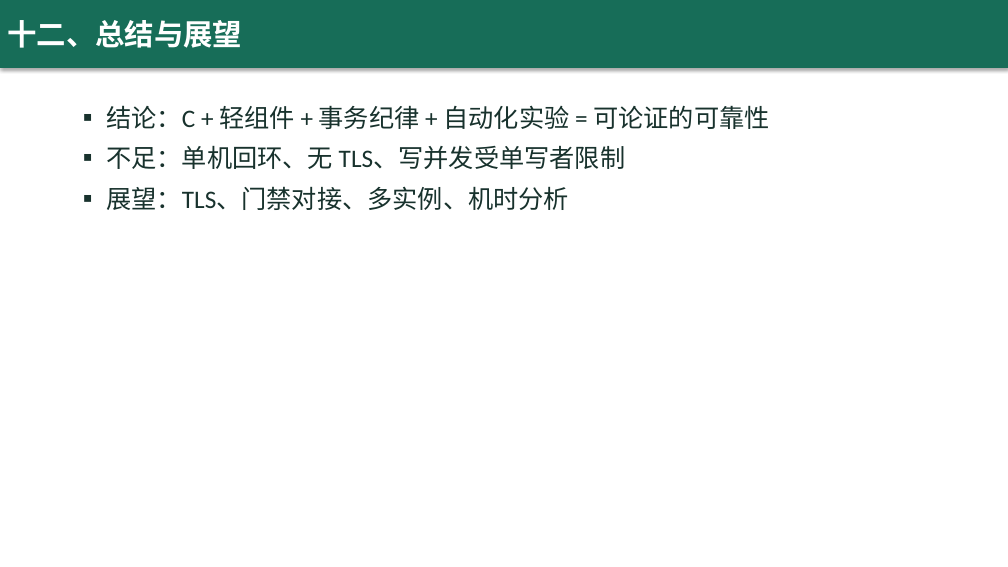
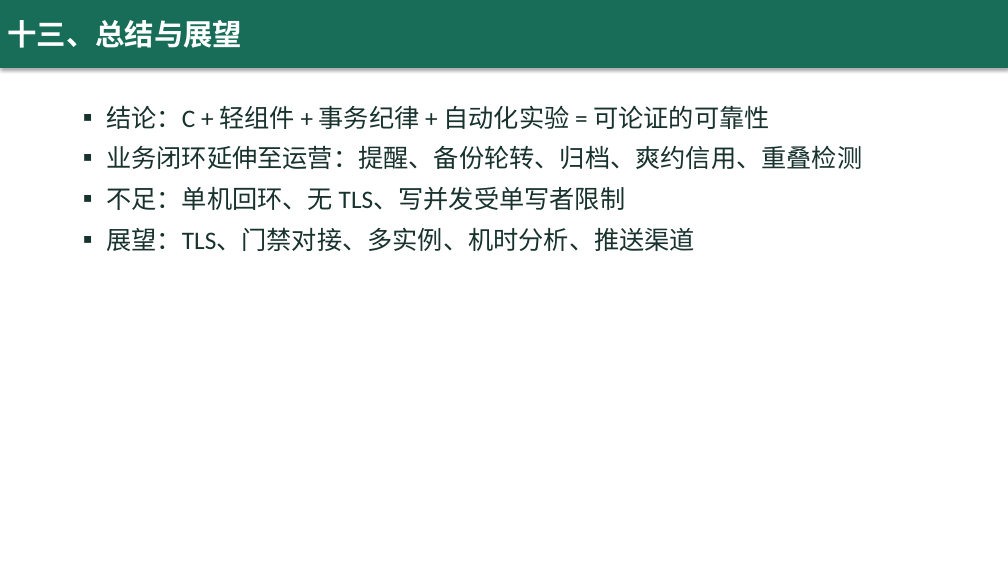
Before and after one commit to yq6666-66/lab-booking-system, a slide deck: slide 14 of docs/thesis/答辩演示.pptx (slide 13 before the commit). Drawn at 1008x567 pixels with LibreOffice and Linux fonts; fonts in the diff are those of the drawing. Boxes give left, top, right and bottom in pixels: in the first picture for what was removed or moved away, otherwise in the second. Text is boxed around its words. In the diff, an @@ line names an element or a change of style, - is before the commit and + after.

Commit message:
docs: 答辩材料对齐 r12 现实 + 仓库收尾
- 答辩演示.pptx 重制 15 页：验证体系 24 单元/42 集成/三通道 CI（llvm-mingw ASan）、
  新增管理控制台与运营能力页（fig5-1 截图）、BR1-BR11、schema v2→v4、计时旁路 1.07、七例缺陷
- 答辩演示脚本.md：--demo-days 重建演示库前置、新增控制台走查环节、签到改现场实操、收尾数字更新
- figures.py ER 图横幅 schema v3 → v2→v4，重绘插图并重生成论文 docx（54 标题/9 图不变）
- .gitignore 补 *.gcov 与任意层级 .mimosa/；删除 0 字节占位文件

```diff
--- a/docs/thesis/答辩演示.pptx
+++ b/docs/thesis/答辩演示.pptx
@@ text in rectangle at (7, 20, 242, 48): text changed @@
-十二、总结与展望
+十三、总结与展望
@@ text at (106, 146, 862, 169): paragraph added @@
+▪ 业务闭环延伸至运营：提醒、备份轮转、归档、爽约信用、重叠检测
@@ text at (106, 227, 695, 251): text changed @@
-▪ 展望：TLS、门禁对接、多实例、机时分析
+▪ 展望：TLS、门禁对接、多实例、机时分析、推送渠道
```
Also in this commit, not shown: 7 other slides changed, 1 slide added, 7 other files.
